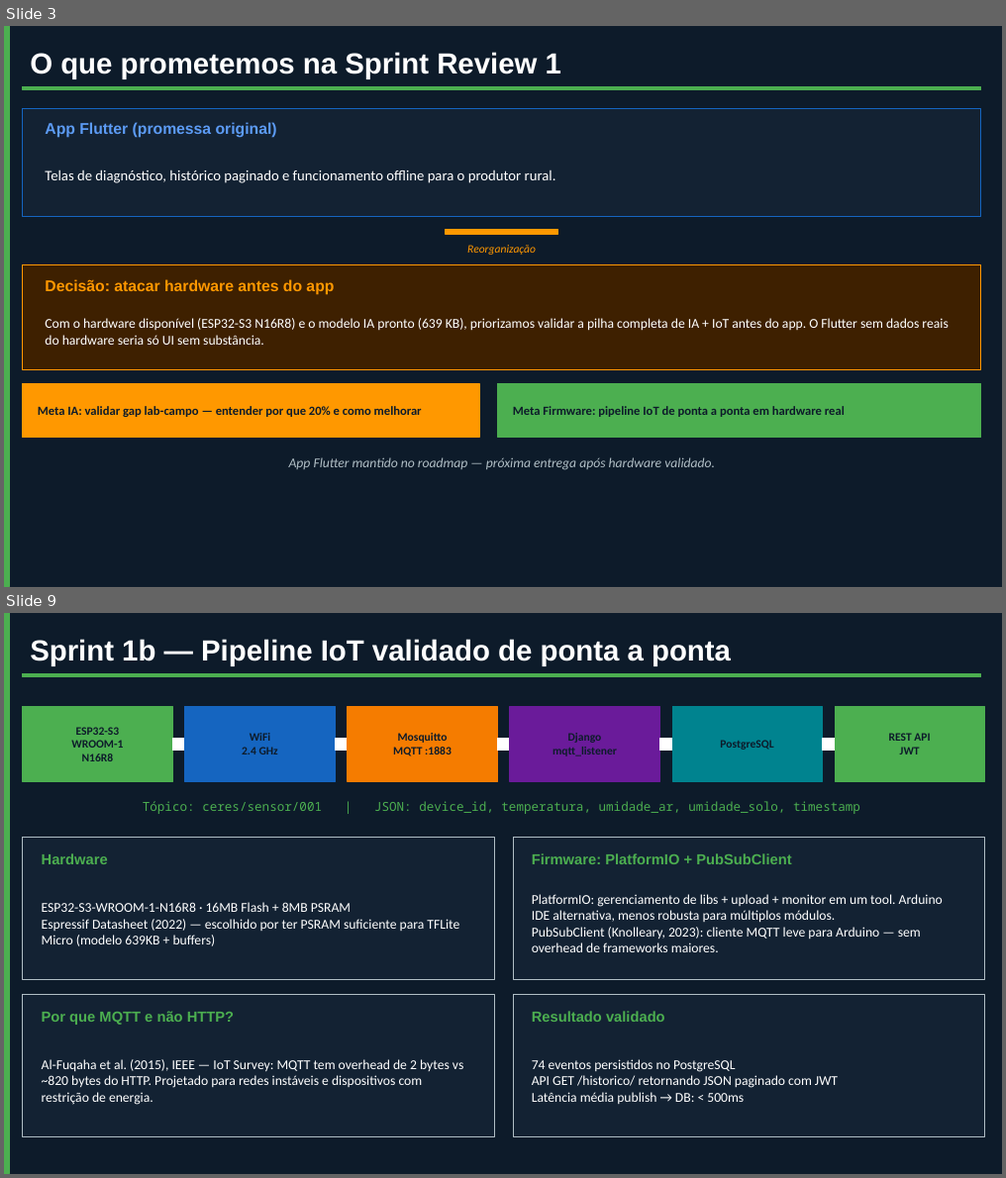
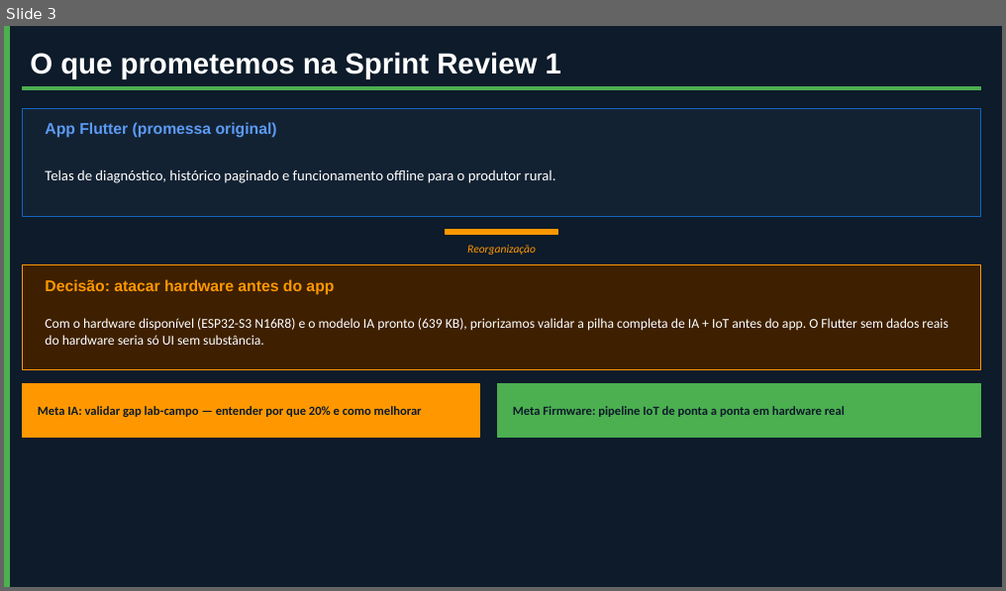
Before and after one commit to Namem/extensao2, a slide deck: docs/apresentacoes/SprintReview_2_CeresDiagnostico.pptx. Shown one above the other, each under a label of ours: slides 3 and 9 before the commit, slide 3 after it; the slides between them are not shown. The pictures are 1006x1178 and 1006x591 pixels, drawn with LibreOffice and Linux fonts; fonts in the diff are those of the drawing. Boxes give left, top, right and bottom in pixels: in the first picture for what was removed or moved away, otherwise in the second. Text is boxed around its words. In the diff, an @@ line names an element or a change of style, - is before the commit and + after.

```diff
--- a/docs/apresentacoes/SprintReview_2_CeresDiagnostico.pptx
+++ b/docs/apresentacoes/SprintReview_2_CeresDiagnostico.pptx
@@ slide 9 removed at (4, 613, 1002, 1174), background #0D1B2A @@
@@ rectangle removed at (4, 613, 9, 1174) @@
@@ text removed at (30, 639, 731, 665) @@
-Sprint 1b — Pipeline IoT validado de ponta a ponta
@@ rectangle removed at (23, 674, 981, 677) @@
@@ rectangle removed at (23, 707, 172, 781) @@
@@ text removed at (71, 727, 123, 761) @@
-ESP32-S3
-WROOM-1
-N16R8
@@ rectangle removed at (185, 707, 335, 781) @@
@@ rectangle removed at (348, 707, 497, 781) @@
@@ rectangle removed at (510, 707, 659, 781) @@
@@ rectangle removed at (672, 707, 823, 781) @@
@@ rectangle removed at (835, 707, 985, 781) @@
@@ rectangle removed at (172, 739, 185, 750) @@
@@ text removed at (242, 733, 278, 755) @@
-WiFi
-2.4 GHz
@@ rectangle removed at (335, 739, 348, 750) @@
@@ text removed at (393, 733, 451, 757) @@
-Mosquitto
-MQTT :1883
@@ rectangle removed at (497, 739, 510, 750) @@
@@ text removed at (552, 733, 617, 757) @@
-Django
-mqtt_listener
@@ rectangle removed at (659, 739, 672, 750) @@
@@ text removed at (720, 740, 773, 750) @@
-PostgreSQL
@@ rectangle removed at (823, 739, 835, 750) @@
@@ text removed at (889, 733, 930, 755) @@
-REST API
-JWT
@@ text removed at (143, 801, 860, 814) @@
-Tópico: ceres/sensor/001 | JSON: device_id, temperatura, umidade_ar, umidade_solo, timestamp
@@ rectangle removed at (23, 838, 494, 980) @@
@@ rectangle removed at (513, 838, 985, 980) @@
@@ text removed at (42, 854, 108, 864) @@
-Hardware
@@ text removed at (532, 854, 791, 864) @@
-Firmware: PlatformIO + PubSubClient
@@ text removed at (42, 902, 459, 947) @@
-ESP32-S3-WROOM-1-N16R8 · 16MB Flash + 8MB PSRAM
-Espressif Datasheet (2022) — escolhido por ter PSRAM suficiente para TFLite Micro (modelo 639KB + buffers)
@@ text removed at (532, 894, 943, 953) @@
-PlatformIO: gerenciamento de libs + upload + monitor em um tool. Arduino IDE alternativa, menos robusta para múltiplos módulos.
-PubSubClient (Knolleary, 2023): cliente MQTT leve para Arduino — sem overhead de frameworks maiores.
@@ rectangle removed at (23, 995, 494, 1137) @@
@@ rectangle removed at (513, 995, 985, 1137) @@
@@ text removed at (42, 1011, 234, 1025) @@
-Por que MQTT e não HTTP?
@@ text removed at (532, 1011, 665, 1022) @@
-Resultado validado
@@ text removed at (42, 1059, 463, 1105) @@
-Al-Fuqaha et al. (2015), IEEE — IoT Survey: MQTT tem overhead de 2 bytes vs ~820 bytes do HTTP. Projetado para redes instáveis e dispositivos com restrição de energia.
@@ text removed at (532, 1059, 838, 1104) @@
-74 eventos persistidos no PostgreSQL
-API GET /historico/ retornando JSON paginado com JWT
-Latência média publish → DB: < 500ms
@@ slide 3 changed as well @@
@@ text removed at (289, 458, 715, 471) @@
-App Flutter mantido no roadmap — próxima entrega após hardware validado.
```
Also in this commit, not shown: 5 other slides changed, 4 slides added, 6 other slides removed, 12 other files.
